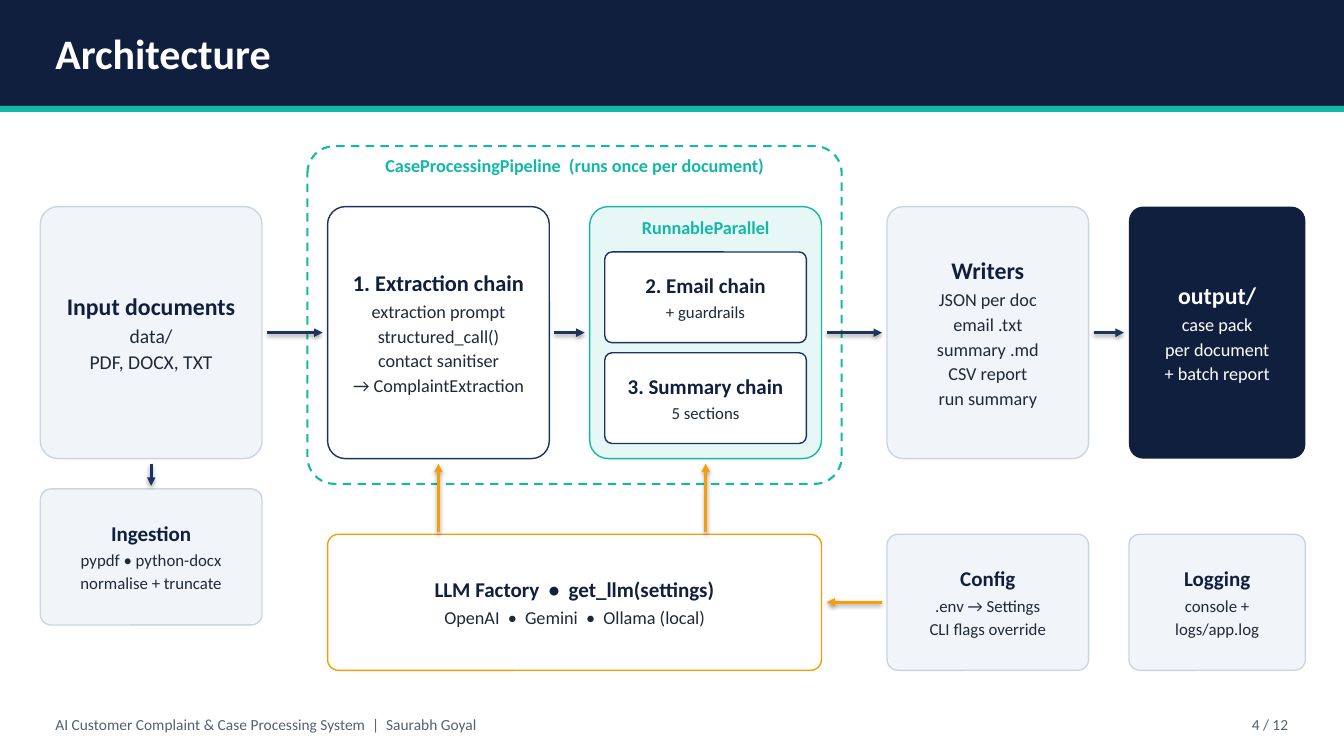
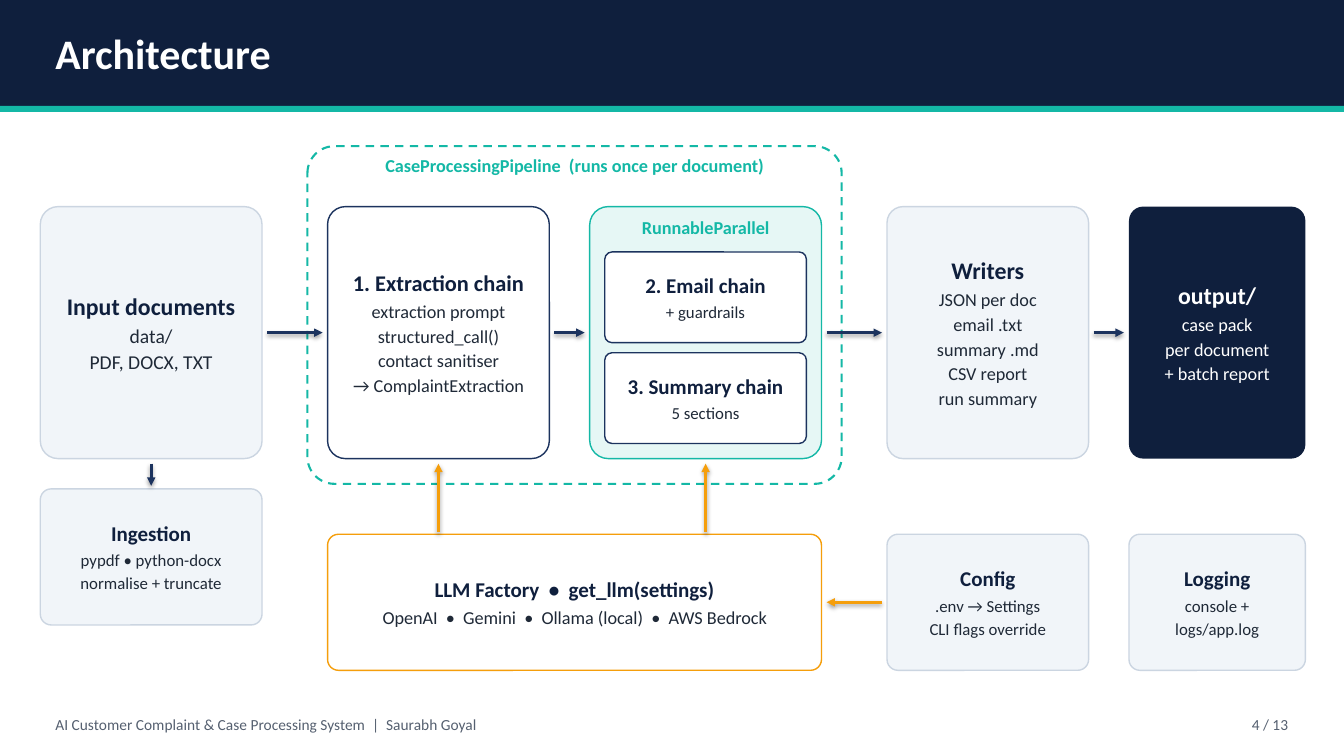
Before and after one commit to saurabhgoyal795/Capstone-Project, a slide deck: slide 4 of docs/Capstone_Presentation.pptx. Drawn at 1344x756 pixels with LibreOffice and Linux fonts; fonts in the diff are those of the drawing. Boxes give left, top, right and bottom in pixels: in the first picture for what was removed or moved away, otherwise in the second. Text is boxed around its words. In the diff, an @@ line names an element or a change of style, - is before the commit and + after.

Commit message:
Docs: web UI, Bedrock provider, AWS deployment and live demo URL

```diff
--- a/docs/Capstone_Presentation.pptx
+++ b/docs/Capstone_Presentation.pptx
@@ text in rounded rectangle at <box>383,611,767,627</box>: text changed @@
-OpenAI • Gemini • Ollama (local)
+OpenAI • Gemini • Ollama (local) • AWS Bedrock
@@ text at <box>1252,720,1288,730</box>: text changed @@
-4 / 12
+4 / 13
```
Also in this commit, not shown: 11 other slides changed, 1 slide added, 7 other files.
